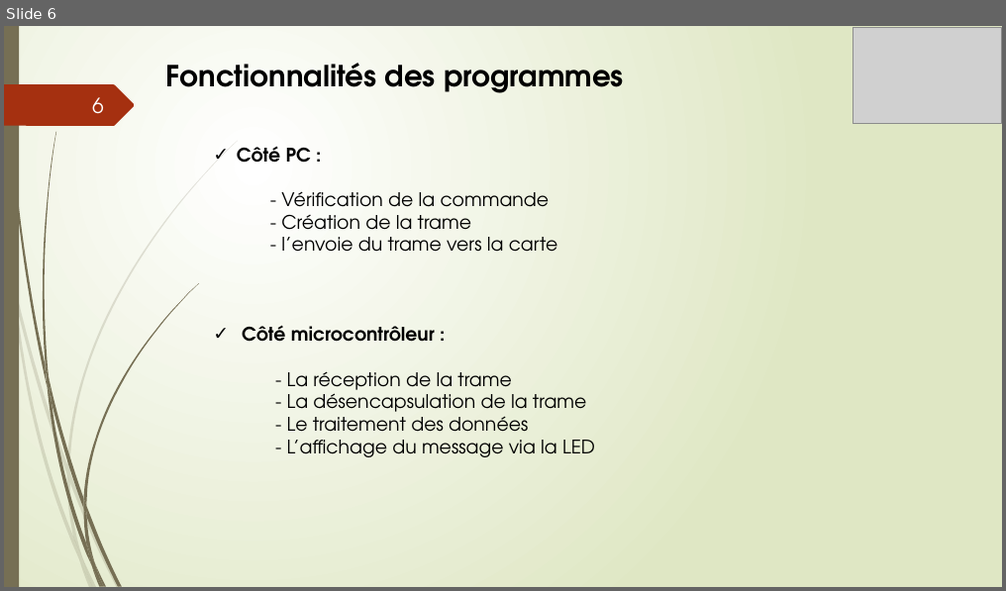
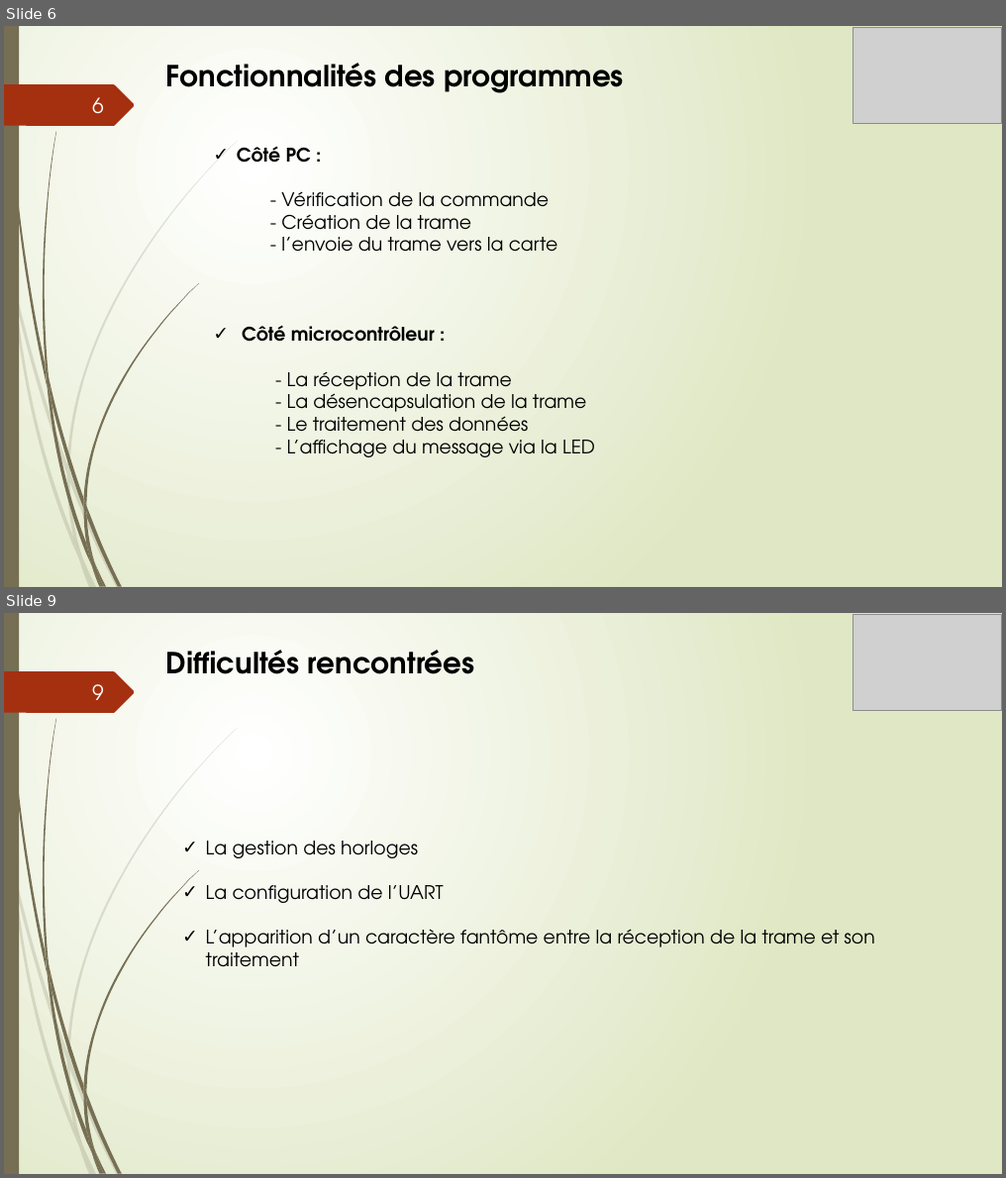
Before and after one commit to FufuAkuseru/TP-morse, a slide deck: Projet Morse.pptx. Shown one above the other, each under a label of ours: slide 6 before the commit, slides 6 and 9 after it; the slides between them are not shown. The pictures are 1006x591 and 1006x1178 pixels, drawn with LibreOffice and Linux fonts; fonts in the diff are those of the drawing; grey boxes stand for pictures. Boxes give left, top, right and bottom in pixels: in the first picture for what was removed or moved away, otherwise in the second. Text is boxed around its words. In the diff, an @@ line names an element or a change of style, - is before the commit and + after.

```diff
--- a/Projet Morse.pptx
+++ b/Projet Morse.pptx
@@ slide 9 added at bbox=[4, 613, 1002, 1174], background gradient #FFFFFF to #DFE8C4; not listed: 24 template elements that a slide beside it also shows @@
@@ picture added at bbox=[853, 614, 1001, 710] @@
@@ text added at bbox=[166, 650, 475, 674], 28 pt, text #000000, bold @@
+Difficultés rencontrées
@@ page number added at bbox=[92, 684, 104, 700], 20 pt, text #FEFFFF @@
+9
@@ text added at bbox=[206, 841, 875, 967], 18 pt, text #000000 @@
+✓ La gestion des horloges
+✓ La configuration de l’UART
+✓ L’apparition d’un caractère fantôme entre la réception de la trame et son traitement
```
Also in this commit, not shown: 3 slides changed, 3 other slides added, 4 slides removed.
